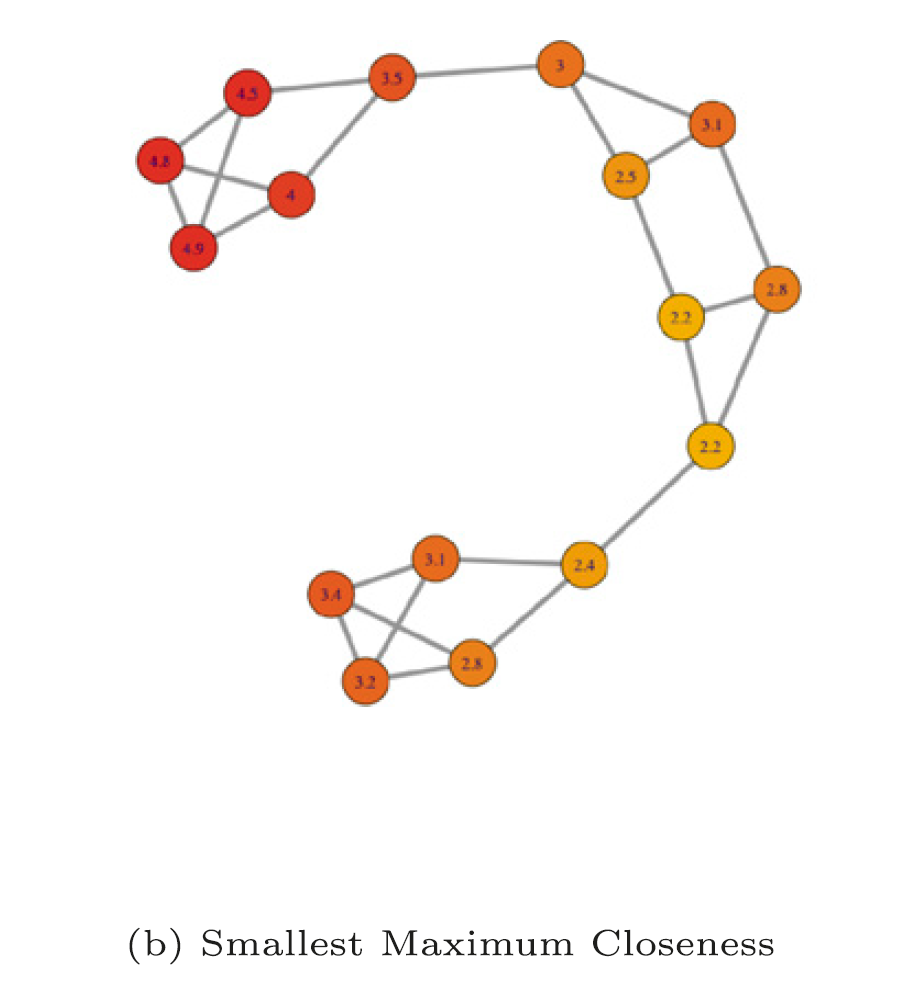
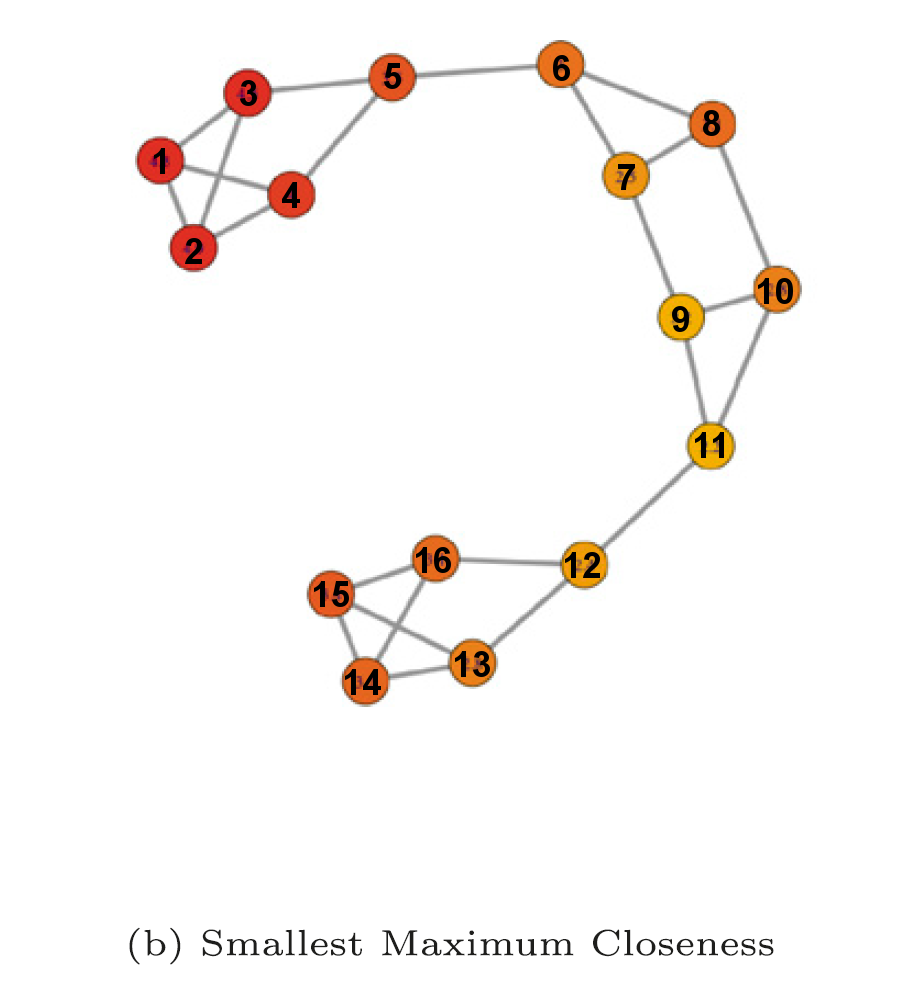
The second (900, 1000) image is a revision of the first. Changes to its layers:
removed layer "Pasted Layer" over [154, 55, 793, 695]
added layer "16" above "15" over [416, 547, 451, 573]
added layer "15" above "14" over [314, 581, 349, 607]
added layer "14" above "13" over [345, 669, 381, 695]
added layer "13" above "12" over [455, 651, 490, 677]
added layer "12" above "11" over [565, 552, 600, 578]
added layer "11" above "10" over [695, 432, 724, 458]
added layer "10" above "9" over [758, 278, 793, 304]
added layer "9" above "8" over [672, 306, 689, 332]
added layer "8" above "7" over [703, 110, 720, 136]
added layer "7" above "6" over [618, 164, 635, 190]
added layer "6" above "5" over [553, 55, 570, 81]
added layer "5" above "4" over [384, 63, 401, 89]
added layer "4" above "3" over [282, 182, 300, 208]
added layer "3" above "2" over [240, 80, 257, 106]
added layer "2" above "1" over [185, 238, 202, 264]
added layer "1" above "Background" over [154, 148, 165, 174]
painted on "Background" over [154, 55, 793, 695]
